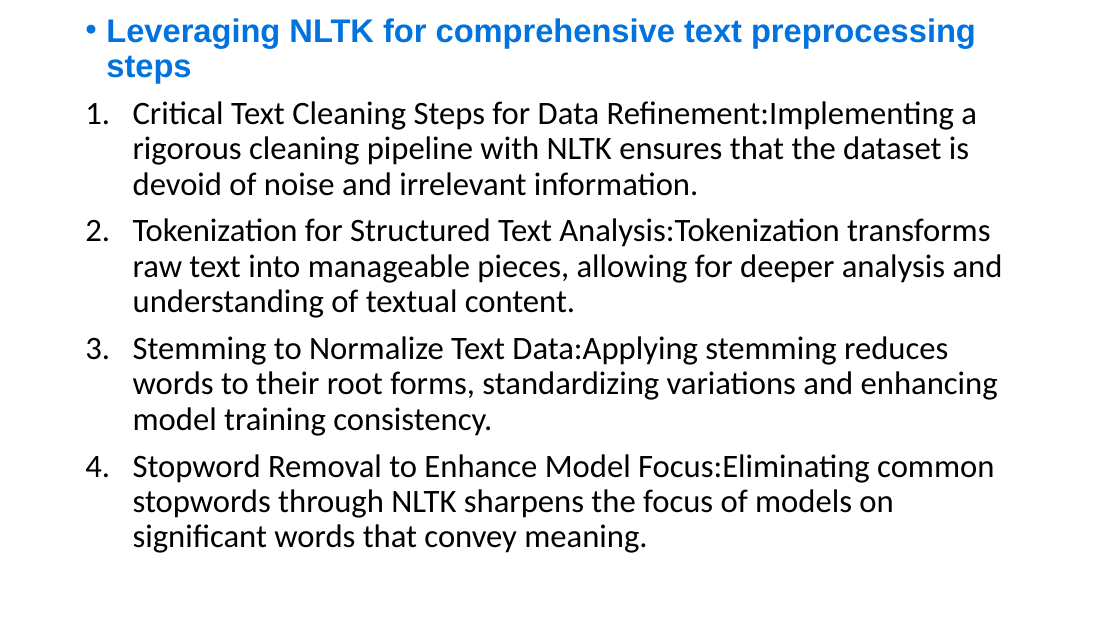
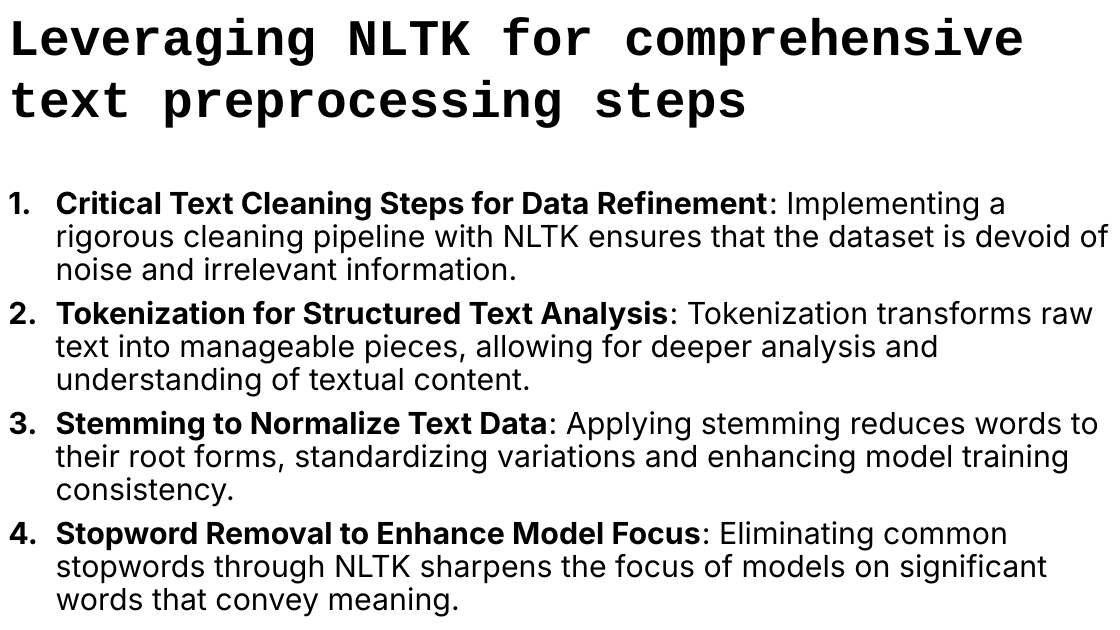
Before and after one commit to nteitsnik/ML_P2, a slide deck: slide 9 of Fake News Detection with Machine Learning.pptx (slide 13 before the commit). Drawn at 1120x630 pixels with LibreOffice and Linux fonts; fonts in the diff are those of the drawing. Boxes give left, top, right and bottom in pixels: in the first picture for what was removed or moved away, otherwise in the second. Text is boxed around its words. In the diff, an @@ line names an element or a change of style, - is before the commit and + after.

```diff
--- a/Fake News Detection with Machine Learning.pptx
+++ b/Fake News Detection with Machine Learning.pptx
@@ text added at <box>8,18,1024,128</box>, 44 pt, text #000000, bold @@
+Leveraging NLTK for comprehensive text preprocessing steps
@@ text at <box>56,190,1109,617</box>: text changed; size 28 to 26 pt; font Calibri to Inter @@
-• Leveraging NLTK for comprehensive text preprocessing steps
-1. Critical Text Cleaning Steps for Data Refinement:Implementing a rigorous cleaning pipeline with NLTK ensures that the dataset is devoid of noise and irrelevant information.
-2. Tokenization for Structured Text Analysis:Tokenization transforms raw text into manageable pieces, allowing for deeper analysis and understanding of textual content.
-3. Stemming to Normalize Text Data:Applying stemming reduces words to their root forms, standardizing variations and enhancing model training consistency.
-4. Stopword Removal to Enhance Model Focus:Eliminating common stopwords through NLTK sharpens the focus of models on significant words that convey meaning.
+1. Critical Text Cleaning Steps for Data Refinement: Implementing a rigorous cleaning pipeline with NLTK ensures that the dataset is devoid of noise and irrelevant information.
+2. Tokenization for Structured Text Analysis: Tokenization transforms raw text into manageable pieces, allowing for deeper analysis and understanding of textual content.
+3. Stemming to Normalize Text Data: Applying stemming reduces words to their root forms, standardizing variations and enhancing model training consistency.
+4. Stopword Removal to Enhance Model Focus: Eliminating common stopwords through NLTK sharpens the focus of models on significant words that convey meaning.
```
Also in this commit, not shown: 7 other slides changed, 13 slides added, 14 slides removed.
